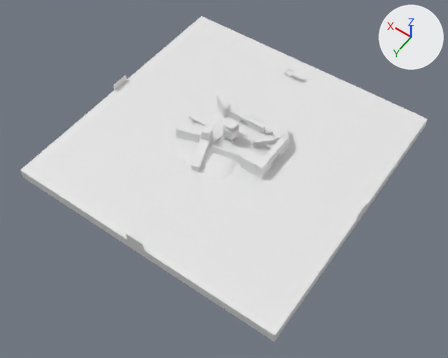
One commit to the Blender file models/maps/island.blend: the scene before it, then after it.
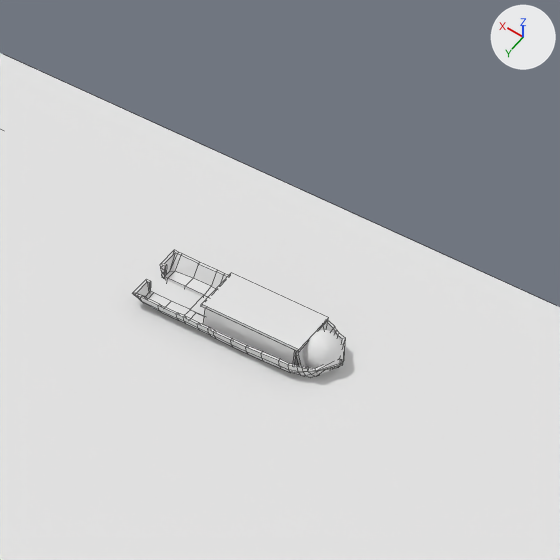
Old and new are each drawn whole from a 50 mm lens placed at (-736.0, 1067.0, 1486.0), pointed at (-40.0, 94.0, -44.0) and again close up on the part from 60% to 74% of the width and 12% to 29% of the height. The axes (+X, +Y, +Z) are drawn at upper right. The lights are the same throughout. The close-ups show mesh edges as thin lines.

Before the edit, the objects in view are built like this:
```python
me_cube_107 = bpy.data.meshes.new('Cube.107')
me_cube_107.from_pydata(...)  # 345 vertices, 346 faces; spans x -14.8..14.8, y -42.6..40.7, z -7.1..6.0
me_plane_001 = bpy.data.meshes.new('Plane.001')
me_plane_001.from_pydata([(-31.6, 0.0, 31.6), (31.6, 0.0, 31.6), (-31.6, 0.0, -31.6), (31.6, 0.0, -31.6)], [], [(0, 1, 3, 2)])
me_sphere = bpy.data.meshes.new('Sphere')
me_sphere.from_pydata(...)  # a UV sphere (32 segments, 16 rings, poles along z) spanning x -8.0..8.0, y -8.0..8.0, z -8.0..8.0
ob_plane_001 = bpy.data.objects.new('Plane.001', me_plane_001)
ob_plane_001.parent = ob_south
ob_plane_001.matrix_parent_inverse = Matrix(((1.0, 0.0, 0.0, 8.378), (0.0, 1.0, 0.0, 92.1), (0.0, 0.0, 1.0, -37.36), (0.0, 0.0, 0.0, 1.0)))
ob_plane_001.location = (0.0, -460.4, 2.624)
ob_plane_001.hide_set(True)
ob_ship_poly = bpy.data.objects.new('ship poly', me_cube_107)
ob_ship_poly.parent = ob_boat
ob_ship_poly.matrix_parent_inverse = Matrix(((0.0, -1.0, 0.0, -381.9), (1.0, 0.0, 0.0, 11.21), (0.0, 0.0, 1.0, -11.32), (0.0, 0.0, 0.0, 1.0)))
ob_ship_poly.location = (-5.108, -382.1, 10.78)
ob_ship_poly.rotation_euler = (0.0, 0.0, -1.571)  # degrees (0, 0, -90)
ob_sphere = bpy.data.objects.new('Sphere', me_sphere)
ob_sphere.parent = ob_boat
ob_sphere.matrix_parent_inverse = Matrix(((0.0, -1.0, 0.0, -381.9), (1.0, 0.0, 0.0, 11.21), (0.0, 0.0, 1.0, -11.32), (0.0, 0.0, 0.0, 1.0)))
ob_sphere.location = (-38.7, -382.1, 15.55)
ob_sphere.rotation_euler = (0.0, 0.0, -1.571)  # degrees (0, 0, -90)
# also in view: 'far ocean.004' at (0.0, -335.0, -9.0); 'boat roof' at (-13.0, -382.0, 21.0); 'boat side.001' at (-13.0, -372.0, 16.0)
```
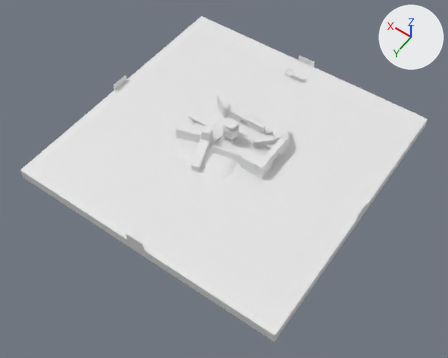
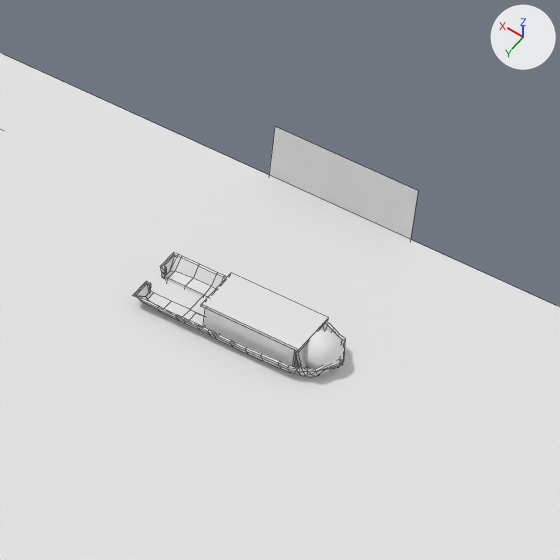
Edits to the bpy script that builds the scene:
```text
Change ob_plane_001:
    remove ob_plane_001.hide_set(True)
```

What differs and where, as boxes [x1, y1, x2, y2] in the close-ups (560 x 560 px):
'Plane.001', shown
    after: [269, 127, 418, 240]
